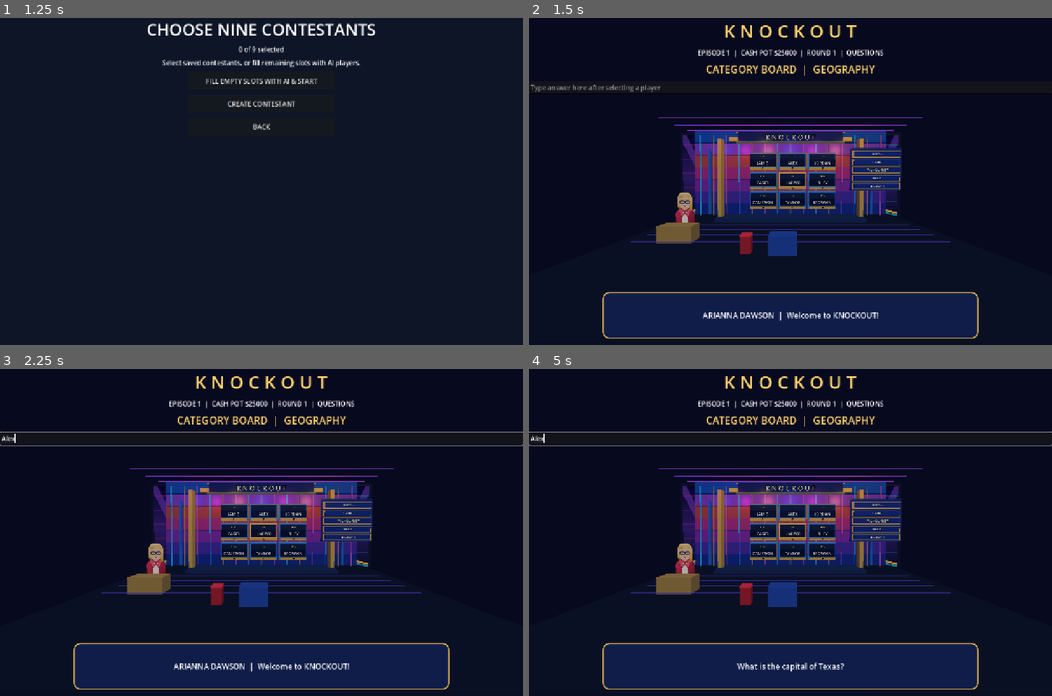
Above: before the commit, frames 1-4 (two rows, left to right).
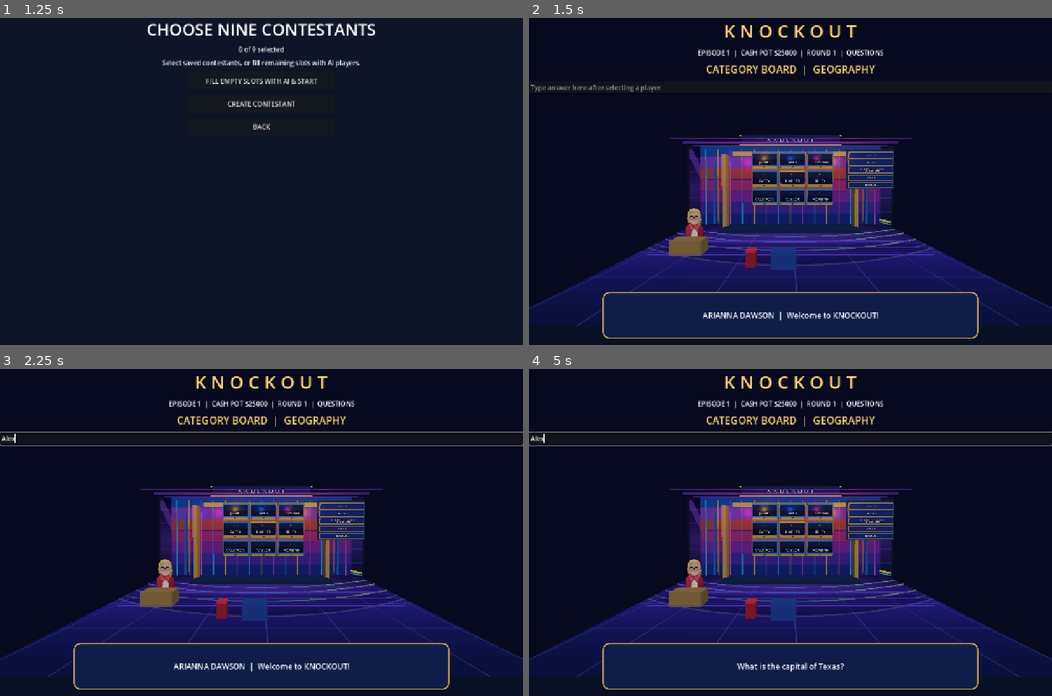
Above: after the commit, the same moments.

Repository: Becksploder2/Knockout
Game: Godot game, scene res://scenes/launcher.tscn
The game is run twice, just before and just after one commit, with the same random seed, the same clock (stepped at 60 frames per second) and the same inputs.
Inputs (mouse positions are in pixels of both pictures, inside the frame that each line leads up to):
- Up to frame 1 (1.25 s): click "PLAY KNOCKOUT" at 0.5 s
- Up to frame 2 (1.5 s): click "FILL EMPTY SLOTS WITH AI & ST…" at 1.25 s
- Up to frame 3 (2.25 s): click (261, 437) at 2.02 s; type "Alex" at 2.1 s
- Up to frame 4 (5 s): tap Enter at 2.75, 4.25 s; tap Space at 3.5 s

Frame 1 is identical in both runs. In frame 2, 25% of the frame differs, in the area x 0-100%, y 30-95%; in frame 3, 25%; in frame 4, 25%.

Commit message:
Raise contestant and category walls, reframe studio camera and install textured glossy floor

Diff:
--- a/Main.gd
+++ b/Main.gd
@@ -879,9 +879,9 @@
 	studio_root = Node3D.new()
 	viewport.add_child(studio_root)
 	var camera := Camera3D.new()
-	camera.position = Vector3(0.0, 6.0, 21.5)
+	camera.position = Vector3(0.0, 8.0, 23.5)
 	camera.fov = 76.0
-	camera.look_at_from_position(camera.position, Vector3(0, 5.3, -7.4), Vector3.UP)
+	camera.look_at_from_position(camera.position, Vector3(0, 7.2, -7.4), Vector3.UP)
 	studio_root.add_child(camera)
 	camera.current = true
 	var light := DirectionalLight3D.new()
@@ -912,6 +912,22 @@
 	environment.environment = env
 	studio_root.add_child(environment)
 	_studio_box(Vector3(0, -0.4, 0), Vector3(32, 0.7, 28), Color("#11182a"))
+	# Textured, reflective-looking show floor using the bundled SVG art.
+	var floor_surface := MeshInstance3D.new()
+	var floor_mesh := PlaneMesh.new()
+	floor_mesh.size = Vector2(32.0, 25.0)
+	floor_surface.mesh = floor_mesh
+	floor_surface.position = Vector3(0, -0.035, 0)
+	var floor_material := StandardMaterial3D.new()
+	var floor_art := load("res://knockout_concept_assets/studio_floor.svg") as Texture2D
+	if floor_art != null:
+		floor_material.albedo_texture = floor_art
+	else:
+		floor_material.albedo_color = Color("#292576")
+	floor_material.metallic = 0.4
+	floor_material.roughness = 0.19
+	floor_surface.material_override = floor_material
+	studio_root.add_child(floor_surface)
 	# Colorful original studio cyclorama: tiered jewel-tone LED wall.
 	for band in range(7):
 		var palette: Array = [Color("#152b86"), Color("#442c9b"), Color("#822b9b"), Color("#b32e76"), Color("#bc443f"), Color("#8a3eac"), Color("#174ca0")]
@@ -937,7 +953,7 @@
 	for row_index in range(3):
 		for col_index in range(3):
 			var x: float = float(col_index - 1) * 4.1 + 0.3
-			var y: float = 8.1 - float(row_index) * 2.7
+			var y: float = 10.3 - float(row_index) * 2.7
 			var champion: bool = row_index == 1 and col_index == 1
 			var accent: Color = Color("#ffcb62") if champion else Color("#218bff")
 			# Each cell is a framed contestant bay rather than a flat floating panel.
@@ -972,20 +988,20 @@
 			square_status_labels.append(statusplate)
 	# Physical category display mounted above the contestant bays.
 	stage_category_board = Label3D.new()
-	stage_category_board.position = Vector3(11.7, 7.0, -6.8)
+	stage_category_board.position = Vector3(11.7, 9.0, -6.8)
 	stage_category_board.pixel_size = 0.004
 	stage_category_board.font_size = 52
 	stage_category_board.outline_size = 12
 	stage_category_board.modulate = Color("#ffe18d")
 	studio_root.add_child(stage_category_board)
-	_studio_box(Vector3(11.7, 7.0, -7.4), Vector3(7.0, 5.8, 0.25), Color("#152c70"))
+	_studio_box(Vector3(11.7, 9.0, -7.4), Vector3(7.0, 5.8, 0.25), Color("#152c70"))
 	# Studio-wide KNOCKOUT header and original illuminated gold chevrons.
-	_studio_box(Vector3(0.0, 11.6, -8.5), Vector3(15.0, 1.35, 0.25), Color("#101e50"))
-	_studio_box(Vector3(0.0, 12.3, -8.55), Vector3(15.6, 0.13, 0.30), Color("#ffd16a"))
-	_studio_box(Vector3(0.0, 10.85, -8.55), Vector3(15.6, 0.13, 0.30), Color("#ffd16a"))
+	_studio_box(Vector3(0.0, 13.5, -8.5), Vector3(15.0, 1.35, 0.25), Color("#101e50"))
+	_studio_box(Vector3(0.0, 14.2, -8.55), Vector3(15.6, 0.13, 0.30), Color("#ffd16a"))
+	_studio_box(Vector3(0.0, 12.75, -8.55), Vector3(15.6, 0.13, 0.30), Color("#ffd16a"))
 	var logo := Label3D.new()
 	logo.text = "K N O C K O U T"
-	logo.position = Vector3(0, 11.55, -8.1)
+	logo.position = Vector3(0, 13.45, -8.1)
 	logo.font_size = 105
 	logo.pixel_size = 0.009
 	logo.outline_size = 12
@@ -993,7 +1009,7 @@
 	studio_root.add_child(logo)
 	# The right-hand categories are a physical five-row illuminated LED display.
 	for category_index in range(5):
-		var cy := 9.0 - float(category_index) * 1.08
+		var cy := 11.0 - float(category_index) * 1.08
 		_studio_box(Vector3(11.7, cy, -7.1), Vector3(6.5, 0.93, 0.22), Color("#edb750"))
 		_studio_box(Vector3(11.7, cy, -6.95), Vector3(6.24, 0.72, 0.16), Color("#102d83"))
 		var category_title := Label3D.new()
